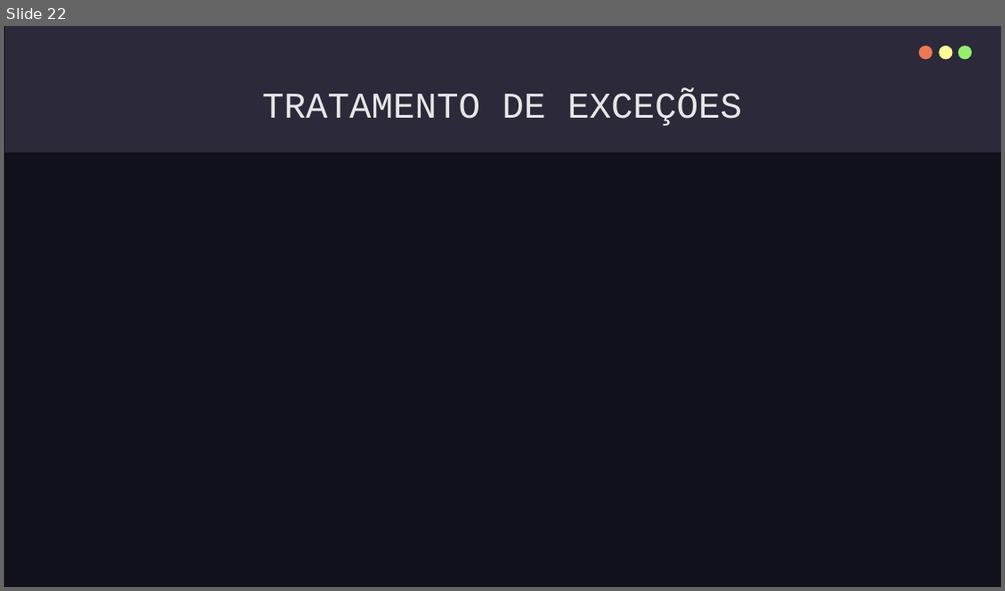
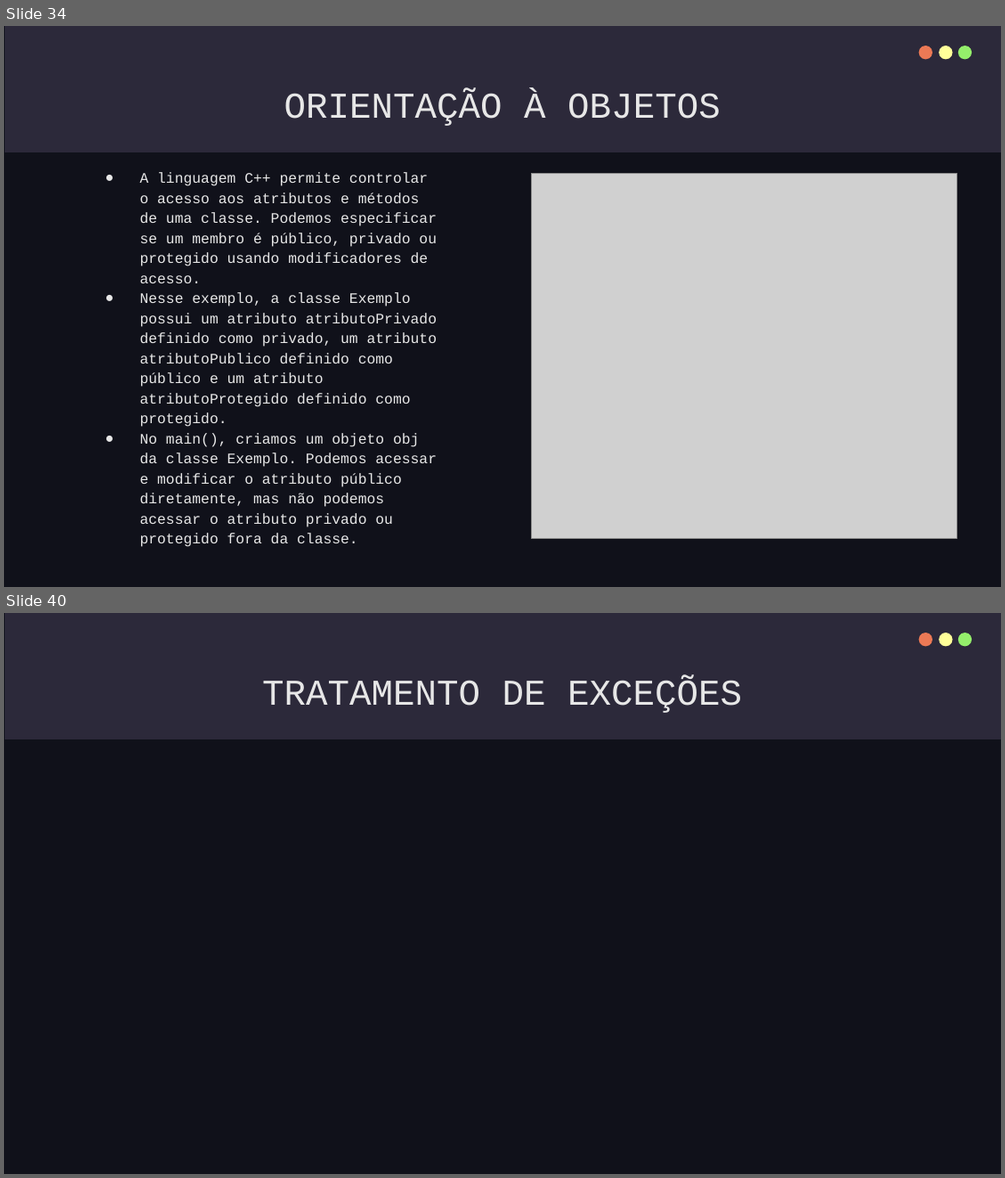
Before and after one commit to IgorTorquatto/Prolog, a slide deck: C++.pptx. Shown one above the other, each under a label of ours: slide 22 before the commit, slides 34 and 40 after it; the slides between them are not shown. The pictures are 1005x591 and 1005x1178 pixels, drawn with LibreOffice and Linux fonts; fonts in the diff are those of the drawing; grey boxes stand for pictures. Boxes give left, top, right and bottom in pixels: in the first picture for what was removed or moved away, otherwise in the second. Text is boxed around its words. In the diff, an @@ line names an element or a change of style, - is before the commit and + after.

```diff
--- a/C++.pptx
+++ b/C++.pptx
@@ slide 34 added at [4,26,1001,587], background #10111A; not listed: 4 template elements that a slide beside it also shows @@
@@ title added at [284,93,720,126], 35 pt, text #E7E7E7 @@
+ORIENTAÇÃO À OBJETOS
@@ text added at [140,172,437,547], 14 pt, text #E7E7E7 @@
+● A linguagem C++ permite controlar o acesso aos atributos e métodos de uma classe. Podemos especificar se um membro é público, privado ou protegido usando modificadores de acesso.
+● Nesse exemplo, a classe Exemplo possui um atributo atributoPrivado definido como privado, um atributo atributoPublico definido como público e um atributo atributoProtegido definido como protegido.
+● No main(), criamos um objeto obj da classe Exemplo. Podemos acessar e modificar o atributo público diretamente, mas não podemos acessar o atributo privado ou protegido fora da classe.
@@ picture added at [532,173,957,539] @@
@@ what was slide 22 is now slide 40 @@
```
Also in this commit, not shown: 1 slide changed, 18 other slides added, 1 slide removed.
